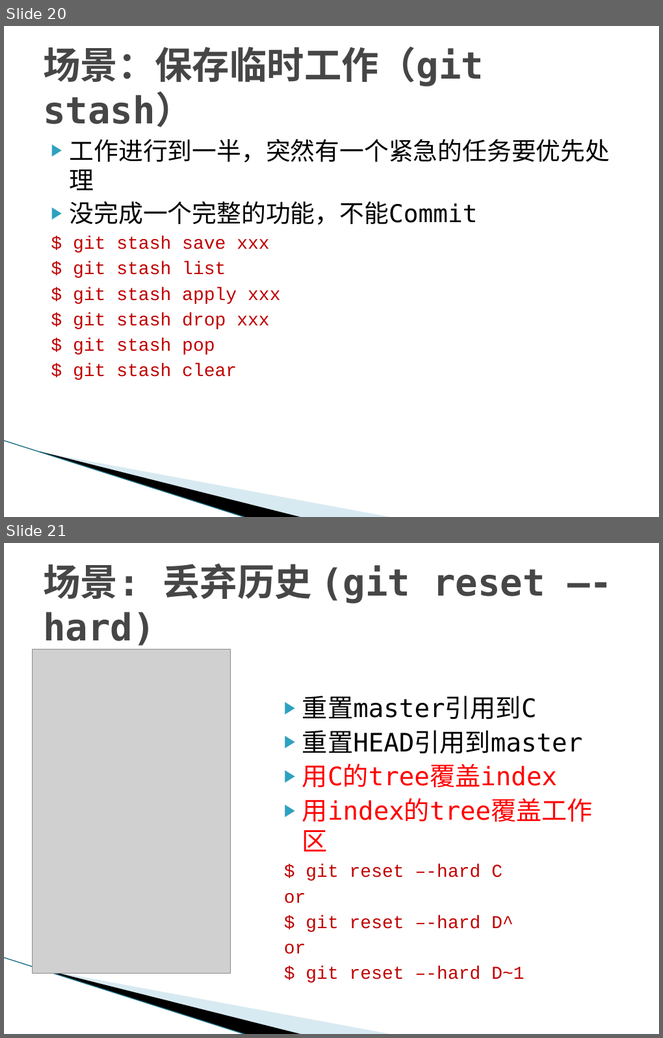
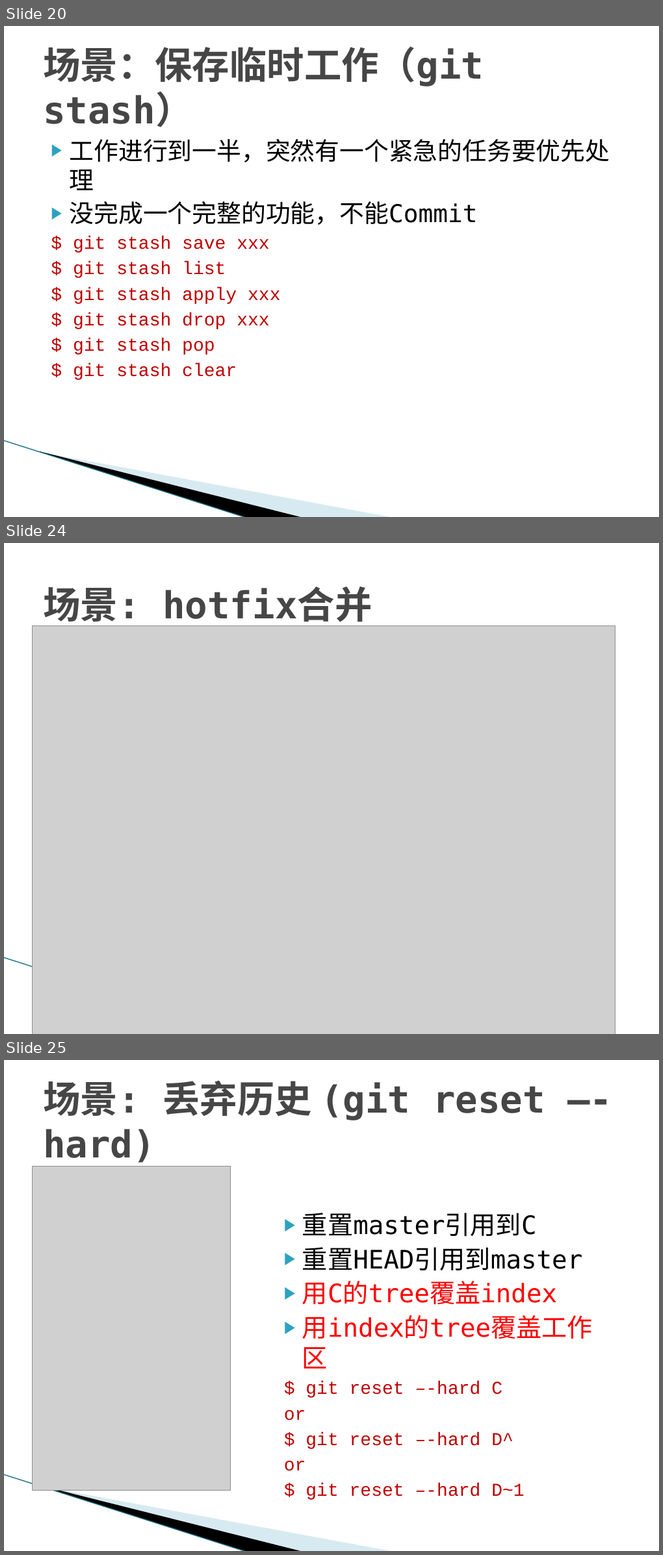
Before and after one commit to texnician/demo, a slide deck: ppt/Git.pptx. Shown one above the other, each under a label of ours: slides 20 and 21 before the commit, slides 20, 24 and 25 after it; the slides between them are not shown. The pictures are 663x1038 and 663x1555 pixels, drawn with LibreOffice and Linux fonts; fonts in the diff are those of the drawing; grey boxes stand for pictures; background and template pictures are left out. Boxes give left, top, right and bottom in pixels: in the first picture for what was removed or moved away, otherwise in the second. Text is boxed around its words. In the diff, an @@ line names an element or a change of style, - is before the commit and + after.

```diff
--- a/ppt/Git.pptx
+++ b/ppt/Git.pptx
@@ slide 24 added at [4, 543, 659, 1034], background #FFFFFF; not listed: 1 template element that a slide beside it also shows @@
@@ title added at [43, 587, 372, 628], 41 pt, text #464646, bold @@
+场景: hotfix合并
@@ picture added at [32, 626, 615, 1034] @@
@@ what was slide 21 is now slide 25 @@
```
Also in this commit, not shown: 1 slide changed, 3 other slides added, 4 other files.
